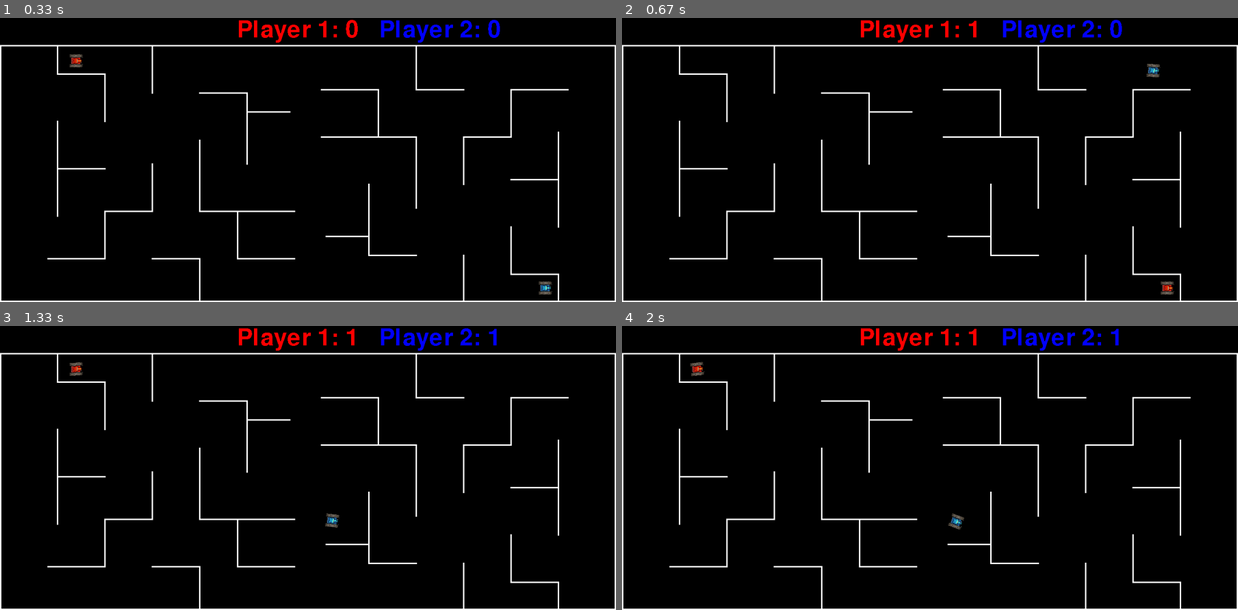
Above: before the commit, frames 1-4 (two rows, left to right).
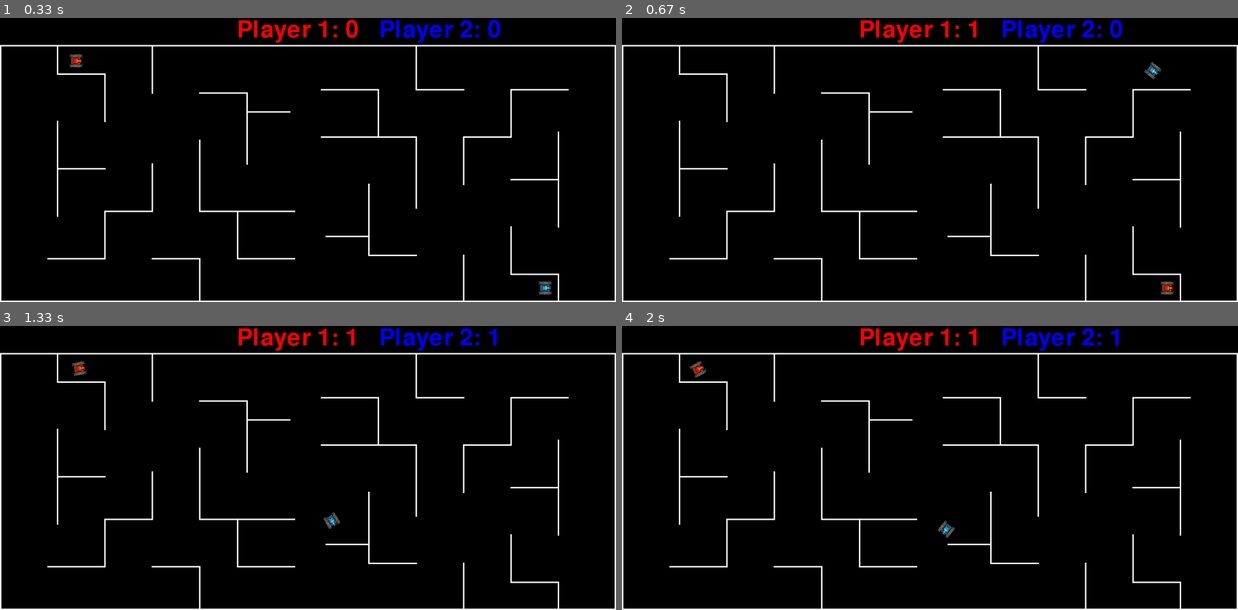
Above: after the commit, the same moments.

Repository: SkullinTheJar/ExamProgram
Game: pygame game, started from main.py
Same seed, same stepped clock (60 frames per second), same inputs: the game is played once before the commit and once after it.
Inputs:
- Up to frame 1 (0.33 s): no input
- Up to frame 2 (0.67 s): hold M from 0.33 s (still down); hold Right from 0.33 s (still down)
- Up to frame 3 (1.33 s): release M at 0.8 s; release Right at 0.8 s; hold Q 0.83-1.3 s; hold Right 0.83-1.3 s; tap F at 0.9, 1.2 s; tap T at 0.98 s
- Up to frame 4 (2 s): hold Right 1.33-1.8 s; tap F at 1.4, 1.7, 1.9 s; tap G at 1.48 s; hold Up from 1.83 s (still down)

Frame 1 is identical in both runs. In frame 2, less than 0.1% of the frame differs, in the area x 84-88%, y 15-22%; in frame 3, 0.2%; in frame 4, 0.3%, in the area x 10-56%, y 12-75%.

Commit message:
Fixed issues and speeds, and made the files identical

Diff:
--- a/main testing.py
+++ b/main testing.py
@@ -129,7 +129,7 @@
             self.subProj.update()
 
 class LeadProj(Projectile):
-    def __init__(self, coords, radius, color, screen, length, speed, angle, player, timer = 600):
+    def __init__(self, coords, radius, color, screen, length, speed, angle, player, timer = 1100):
         super().__init__(coords, radius, color, screen, length - 1)
         self.speed = speed
         self.angle = angle
@@ -206,23 +206,20 @@
 
 class Game:
     def __init__(self, size, laserLength = 10, cooldown = 500):
+        pygame.display.set_caption('LazerTankz: The Game')
         self.size = size
-        #self.laserSound = pygame.mixer.Sound('C:/Users/andre/OneDrive - AARHUS TECH/Programmering/ExamProgram/laserShotSound.wav')
-        #self.laserBounceSound = pygame.mixer.Sound('C:/Users/andre/OneDrive - AARHUS TECH/Programmering/ExamProgram/laserBounceSound.wav')
-        #self.explosionSound = pygame.mixer.Sound('C:/Users/andre/OneDrive - AARHUS TECH/Programmering/ExamProgram/explosionSound.wav')
-        #self.upgradeSound = pygame.mixer.Sound('C:/Users/andre/OneDrive - AARHUS TECH/Programmering/ExamProgram/upgradeSound.wav')
-        self.laserSound = pygame.mixer.Sound('C:/Users/WaffleFlower/Desktop/Skole/Programmering/ExamProgram/laserShotSound.wav')
-        self.laserBounceSound = pygame.mixer.Sound('C:/Users/WaffleFlower/Desktop/Skole/Programmering/ExamProgram/laserBounceSound.wav')
-        self.explosionSound = pygame.mixer.Sound('C:/Users/WaffleFlower/Desktop/Skole/Programmering/ExamProgram/explosionSound.wav')
-        self.upgradeSound = pygame.mixer.Sound('C:/Users/WaffleFlower/Desktop/Skole/Programmering/ExamProgram/upgradeSound.wav')
+        self.laserSound = pygame.mixer.Sound('C:/Users/andre/OneDrive - AARHUS TECH/Programmering/ExamProgram/laserShotSound.wav')
+        self.laserBounceSound = pygame.mixer.Sound('C:/Users/andre/OneDrive - AARHUS TECH/Programmering/ExamProgram/laserBounceSound.wav')
+        self.explosionSound = pygame.mixer.Sound('C:/Users/andre/OneDrive - AARHUS TECH/Programmering/ExamProgram/explosionSound.wav')
+        self.upgradeSound = pygame.mixer.Sound('C:/Users/andre/OneDrive - AARHUS TECH/Programmering/ExamProgram/upgradeSound.wav')
         self.laserLength = laserLength
         self.cooldown = cooldown
         self.lastShot = -cooldown
         self.screen = pygame.display.set_mode(size)
-        #self.player1 = Player(1, (0, 0), 1, 1, 'C:/Users/andre/OneDrive - AARHUS TECH/Programmering/ExamProgram/red tank.png', size)
-        #self.player2 = Player(2, (0, 0), 1, 1, 'C:/Users/andre/OneDrive - AARHUS TECH/Programmering/ExamProgram/blue tank.png', size)
-        self.player1 = Player(1, (0, 0), 0.25, 0.25, 'C:/Users/WaffleFlower/Desktop/Skole/Programmering/ExamProgram/red tank.png', size)
-        self.player2 = Player(2, (0, 0), 0.25, 0.25, 'C:/Users/WaffleFlower/Desktop/Skole/Programmering/ExamProgram/blue tank.png', size)
+        self.player1 = Player(1, (0, 0), 1, 1, 'C:/Users/andre/OneDrive - AARHUS TECH/Programmering/ExamProgram/red tank.png', size)
+        self.player2 = Player(2, (0, 0), 1.25, 1.25, 'C:/Users/andre/OneDrive - AARHUS TECH/Programmering/ExamProgram/blue tank.png', size)
+        # self.player1 = Player(1, (0, 0), 0.25, 0.25, 'C:/Users/WaffleFlower/Desktop/Skole/Programmering/ExamProgram/red_tank_exp_v2.png', size)
+        # self.player2 = Player(2, (0, 0), 0.25, 0.25, 'C:/Users/WaffleFlower/Desktop/Skole/Programmering/ExamProgram/blue_tank_exp.png', size)
         self.players = pygame.sprite.Group(self.player1, self.player2)
         self.fixPlayerSpawn()
         self.lasers = pygame.sprite.Group()
@@ -273,11 +270,11 @@
         self.lasers.update()
         if pygame.time.get_ticks() > self.lastShot + self.cooldown:
             if keys[pygame.K_q]:
-                self.lasers.add(LeadProj(updateCoords(20, self.player1.angle, self.player1.coords), 2, (0, 255, 0), self.screen, self.laserLength, 3, self.player1.angle, self.player1))
+                self.lasers.add(LeadProj(updateCoords(18, self.player1.angle, self.player1.coords), 2, (0, 255, 0), self.screen, self.laserLength, 3.25, self.player1.angle, self.player1))
                 self.laserSound.play()
                 self.lastShot = pygame.time.get_ticks()
             if keys[pygame.K_m]:
-                self.lasers.add(LeadProj(updateCoords(20, self.player2.angle, self.player2.coords), 2, (0, 255, 0), self.screen, self.laserLength, 3, self.player2.angle, self.player2))
+                self.lasers.add(LeadProj(updateCoords(18, self.player2.angle, self.player2.coords), 2, (0, 255, 0), self.screen, self.laserLength, 3.25, self.player2.angle, self.player2))
                 self.laserSound.play()
                 self.lastShot = pygame.time.get_ticks()
 
@@ -315,7 +312,7 @@
                         collisions[sprite][0].collide()
                 if group1 == self.players and group2 == self.upgrades:
                     sprite.upgrade = collisions[sprite][0].upType
-                    sprite.upgradeCounter = 3
+                    sprite.upgradeCounter += 3
                     collisions[sprite][0].kill()
                     self.upgradeSound.play()
 
@@ -327,38 +324,25 @@
         self.lasers.empty()
 
     def fixPlayerSpawn(self):
-        spawnCoords = [(50, 105), (90, 400), (150, 550), (160, 90), (400, 200), (550, 450), (700, 410),
-            (1000, 400), (1120, 110), (1150, 570), (1200, 110)]
-        loop = True
-        while loop:
-            for firstPlayer in self.players:
-                numb = random.randint(0, len(spawnCoords) - 1)
-                firstPlayer.prevCoords = firstPlayer.coords = firstPlayer.rect.center = spawnCoords[numb]
-                for secPlayer in self.players:
-                    if firstPlayer != secPlayer:
-                        if firstPlayer.rect.center == secPlayer.rect.center:
-                            numb = random.randint(0, len(spawnCoords) - 1)
-                            firstPlayer.prevCoords = firstPlayer.coords = firstPlayer.rect.center = spawnCoords[numb]
-                        else:
-                            loop = False
-
-    def fixUpgradeSpawn(self, group1, group2):
-        loop = True
-        while loop:
-            collisions = pygame.sprite.groupcollide(group1, group2, False, False, pygame.sprite.collide_mask)
-            for sprite in collisions:
-                if sprite != collisions[sprite][0]:
-                    sprite.prevCoords = sprite.coords = sprite.rect.center = random.randint(0, self.size[0]), random.randint(60, self.size[1])
-            if collisions == {} or sprite == collisions[sprite][0]:
-                loop = False
+        spawnCoords = [(50, 105), (90, 400), (150, 550), (160, 90), (400, 200), (550, 450), (700, 410), (1000, 400), (1120, 110), (1150, 570), (1200, 110)]
+        self.player1.prevCoords = self.player1.coords = self.player1.rect.center = random.choice(spawnCoords)
+        self.player2.prevCoords = self.player2.coords = self.player2.rect.center = random.choice(spawnCoords)
+        while self.player1.coords == self.player2.coords:
+            self.player1.prevCoords = self.player1.coords = self.player1.rect.center = random.choice(spawnCoords)
+
+    def fixUpgradeSpawn(self, upgrade, group):
+        while True:
+            collisions = pygame.sprite.spritecollide(upgrade, group, False)
+            if collisions != []:
+                upgrade.prevCoords = upgrade.coords = upgrade.rect.center = random.randint(0, self.size[0]), random.randint(60, self.size[1])
+            else:
+                break
 
 
     def spawnUpgrade(self, prob):
-        numb = random.randint(1, prob)
-        if numb == 1:
-            tempGroup = pygame.sprite.Group(Upgrade((255, 255, 0), (random.randint(0, self.size[0]), random.randint(60, self.size[1])), 'passWall'))
-            self.fixUpgradeSpawn(tempGroup, self.walls)
-            self.fixUpgradeSpawn(tempGroup, self.players)
-            self.upgrades.add(tempGroup.sprites()[-1])
+        if random.randint(1, prob) == 1:
+            self.upgrades.add(Upgrade((255, 255, 0), (random.randint(0, self.size[0]), random.randint(60, self.size[1])), 'passWall'))
+            self.fixUpgradeSpawn(self.upgrades.sprites()[-1], self.walls)
+            self.fixUpgradeSpawn(self.upgrades.sprites()[-1], self.players)
 
 Main()
--- a/main.py
+++ b/main.py
@@ -205,7 +205,7 @@
         self.upType = upType
 
 class Game:
-    def __init__(self, size, laserLength = 15, cooldown = 500):
+    def __init__(self, size, laserLength = 10, cooldown = 500):
         pygame.display.set_caption('LazerTankz: The Game')
         self.size = size
         self.laserSound = pygame.mixer.Sound('C:/Users/andre/OneDrive - AARHUS TECH/Programmering/ExamProgram/laserShotSound.wav')
@@ -216,8 +216,8 @@
         self.cooldown = cooldown
         self.lastShot = -cooldown
         self.screen = pygame.display.set_mode(size)
-        self.player1 = Player(1, (0, 0), 0.6, 0.5, 'C:/Users/andre/OneDrive - AARHUS TECH/Programmering/ExamProgram/red tank.png', size)
-        self.player2 = Player(2, (0, 0), 0.6, 0.5, 'C:/Users/andre/OneDrive - AARHUS TECH/Programmering/ExamProgram/blue tank.png', size)
+        self.player1 = Player(1, (0, 0), 1, 1, 'C:/Users/andre/OneDrive - AARHUS TECH/Programmering/ExamProgram/red tank.png', size)
+        self.player2 = Player(2, (0, 0), 1.25, 1.25, 'C:/Users/andre/OneDrive - AARHUS TECH/Programmering/ExamProgram/blue tank.png', size)
         # self.player1 = Player(1, (0, 0), 0.25, 0.25, 'C:/Users/WaffleFlower/Desktop/Skole/Programmering/ExamProgram/red_tank_exp_v2.png', size)
         # self.player2 = Player(2, (0, 0), 0.25, 0.25, 'C:/Users/WaffleFlower/Desktop/Skole/Programmering/ExamProgram/blue_tank_exp.png', size)
         self.players = pygame.sprite.Group(self.player1, self.player2)
@@ -247,6 +247,7 @@
         self.p2score = 0
         self.scoreFont = pygame.font.Font(pygame.font.get_default_font(), 50)
         self.upgradeFont = pygame.font.Font(pygame.font.get_default_font(), 10)
+        self.clock = pygame.time.Clock()
 
     def draw(self):
         self.screen.fill((0, 0, 0))
@@ -263,16 +264,17 @@
                 self.screen.blit(self.upgradeFont.render('UPGRADED!', False, (255, 255, 0)), (player.rect.topleft[0] - 11, player.rect.topleft[1] - 11))
 
     def update(self):
+        self.clock.tick(120)
         keys = pygame.key.get_pressed()
         self.players.update(keys)
         self.lasers.update()
         if pygame.time.get_ticks() > self.lastShot + self.cooldown:
             if keys[pygame.K_q]:
-                self.lasers.add(LeadProj(updateCoords(20, self.player1.angle, self.player1.coords), 2, (0, 255, 0), self.screen, self.laserLength, 1.25, self.player1.angle, self.player1))
+                self.lasers.add(LeadProj(updateCoords(18, self.player1.angle, self.player1.coords), 2, (0, 255, 0), self.screen, self.laserLength, 3.25, self.player1.angle, self.player1))
                 self.laserSound.play()
                 self.lastShot = pygame.time.get_ticks()
             if keys[pygame.K_m]:
-                self.lasers.add(LeadProj(updateCoords(20, self.player2.angle, self.player2.coords), 2, (0, 255, 0), self.screen, self.laserLength, 1.25, self.player2.angle, self.player2))
+                self.lasers.add(LeadProj(updateCoords(18, self.player2.angle, self.player2.coords), 2, (0, 255, 0), self.screen, self.laserLength, 3.25, self.player2.angle, self.player2))
                 self.laserSound.play()
                 self.lastShot = pygame.time.get_ticks()
 
